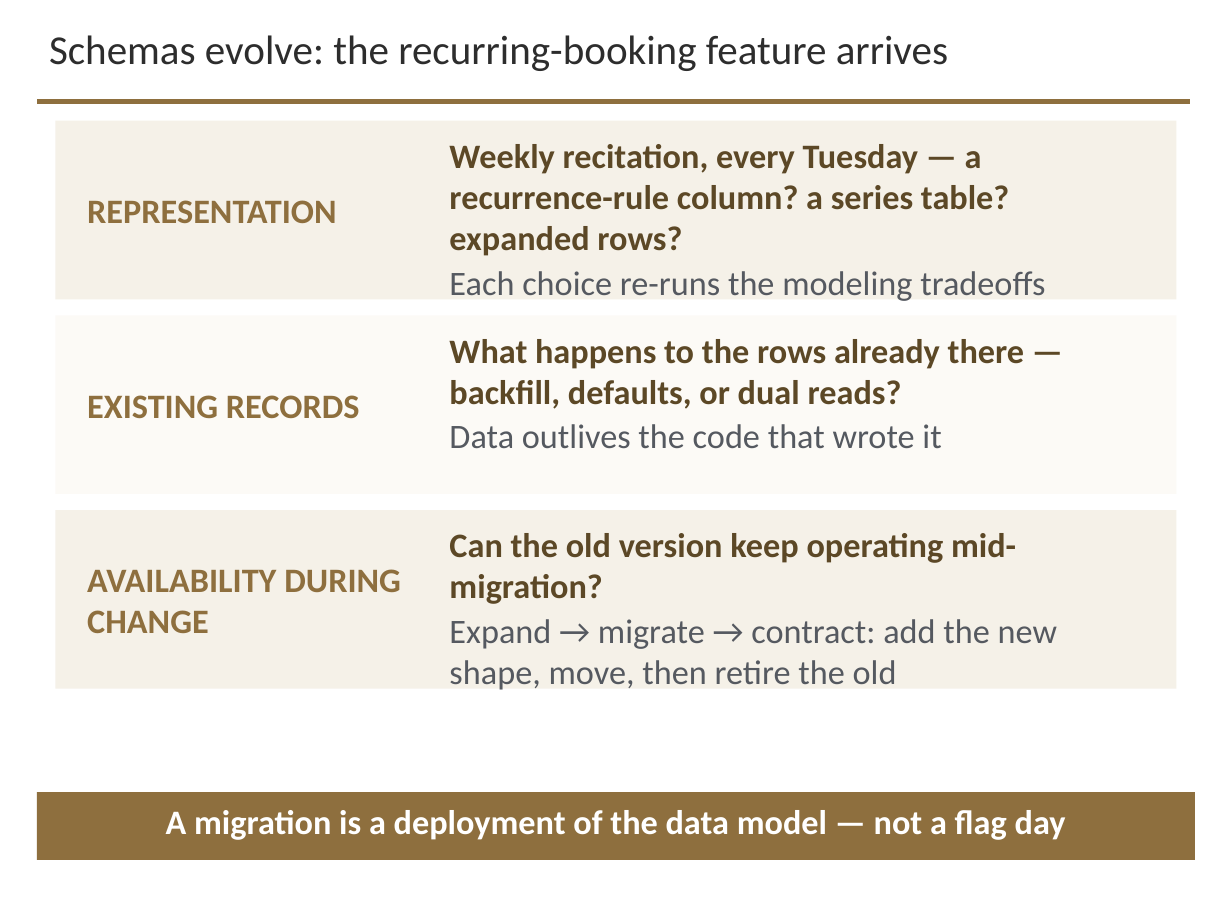
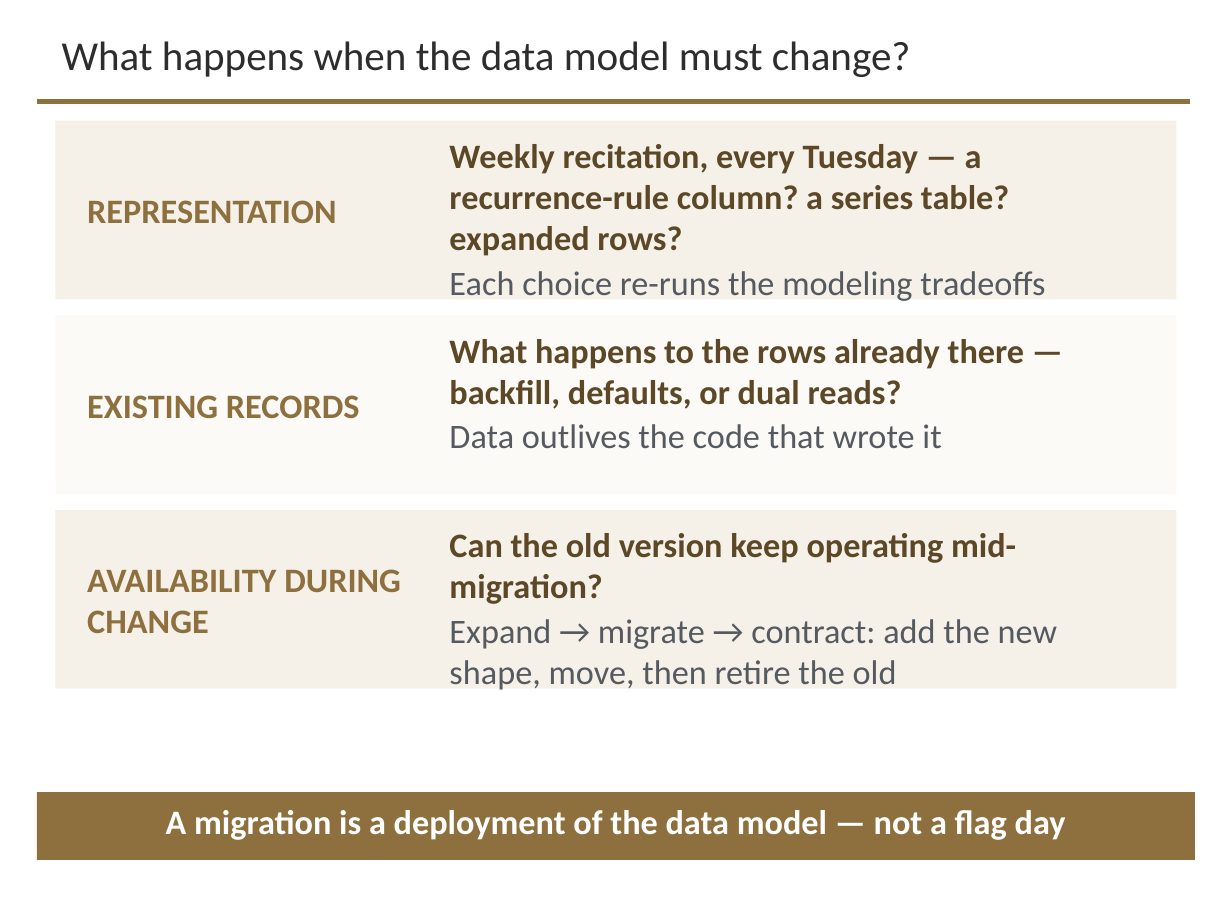
Before and after one commit to davisjam/model-based-agentic-software-engineering, a slide deck: slide 26 of course/lectures/act-3-software-in-the-world/02-compute-environments-and-data-management/3-2-Data-Management.pptx (slide 25 before the commit). Drawn at 1232x924 pixels with LibreOffice and Linux fonts; fonts in the diff are those of the drawing; background and template pictures are left out. Boxes give left, top, right and bottom in pixels: in the first picture for what was removed or moved away, otherwise in the second. Text is boxed around its words. In the diff, an @@ line names an element or a change of style, - is before the commit and + after.

```diff
--- a/course/lectures/act-3-software-in-the-world/02-compute-environments-and-data-management/3-2-Data-Management.pptx
+++ b/course/lectures/act-3-software-in-the-world/02-compute-environments-and-data-management/3-2-Data-Management.pptx
@@ title "What happens when the data ..." at (62, 41, 911, 77): vertical alignment top to middle @@
@@ title at (62, 41, 911, 77): text changed @@
-Schemas evolve: the recurring-booking feature arrives
+What happens when the data model must change?
```
Also in this commit, not shown: 26 other slides changed, 1 slide added.
